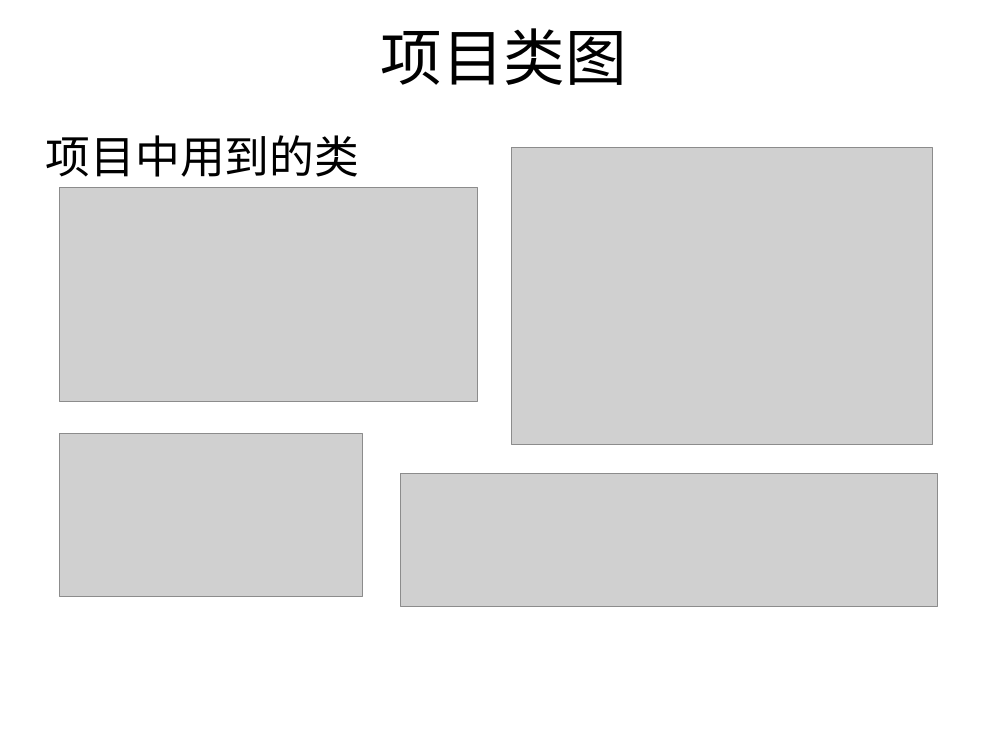
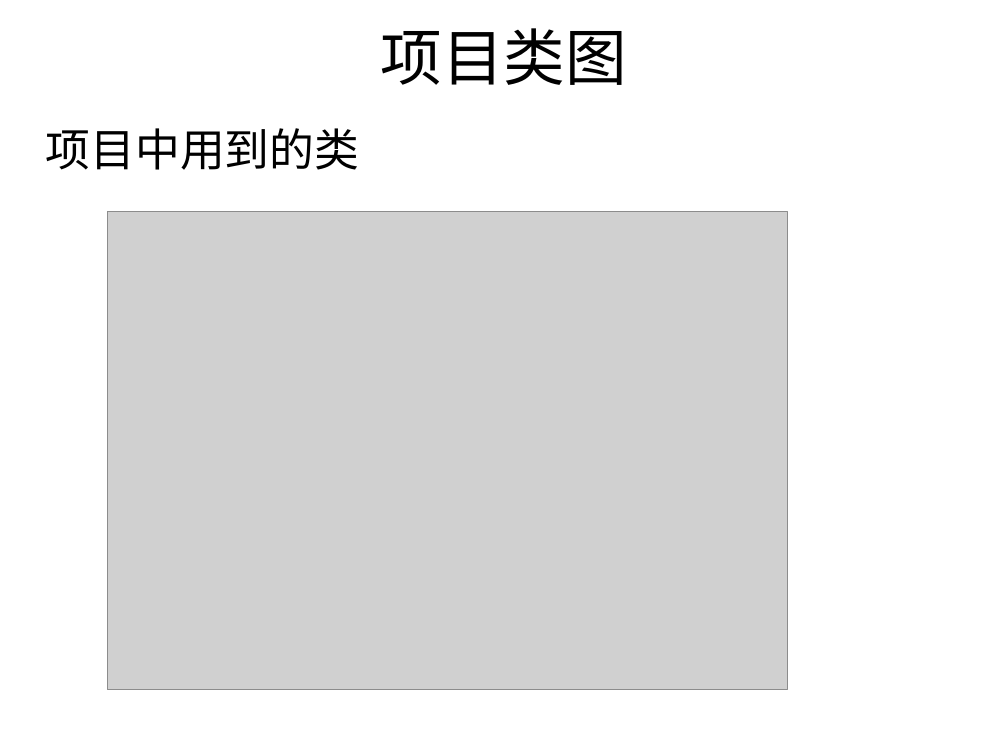
Before and after one commit to chuntong007/CY-work, a slide deck: slide 12 of 一阶项目文件/hx180310林春通一阶评审ppt模板.ppt. Drawn at 1008x756 pixels with LibreOffice and Linux fonts; fonts in the diff are those of the drawing; grey boxes stand for pictures; background and template pictures are left out. Boxes give left, top, right and bottom in pixels: in the first picture for what was removed or moved away, otherwise in the second. Text is boxed around its words. In the diff, an @@ line names an element or a change of style, - is before the commit and + after.

```diff
--- a/一阶项目文件/hx180310林春通一阶评审ppt模板.ppt
+++ b/一阶项目文件/hx180310林春通一阶评审ppt模板.ppt
@@ text "项目中用到的类" moved from (x1=46, y1=135, x2=360, y2=177) to (x1=46, y1=128, x2=360, y2=170) @@
@@ picture removed at (x1=512, y1=148, x2=932, y2=445) @@
@@ picture resized from (x1=59, y1=187, x2=478, y2=402) to (x1=107, y1=212, x2=787, y2=690) @@
@@ picture removed at (x1=59, y1=433, x2=363, y2=596) @@
@@ picture removed at (x1=401, y1=473, x2=937, y2=606) @@
```
Also in this commit, not shown: 6 other slides changed, 9 slides added, 1 slide removed, 6 other files.
